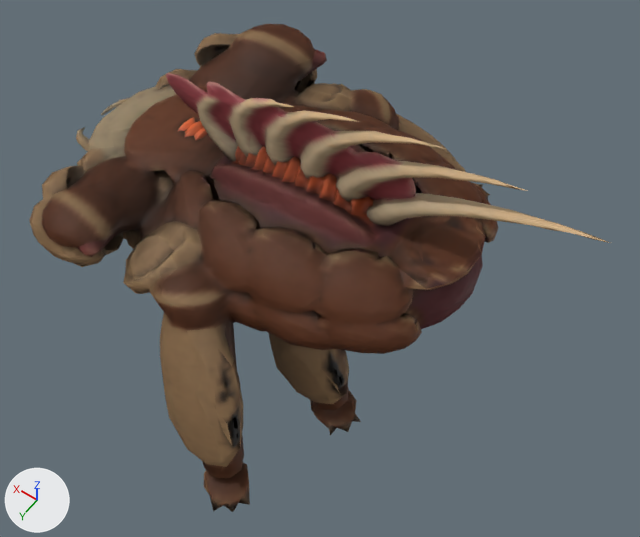
A saved change to the glTF model public/assets/models/plain/dretch.glb.
Before and after are seen from a camera (50 mm lens) standing at (-1.66, 1.76, 2.99) and looking at (-0.49, 0.12, 0.41). The axes (+X, +Y, +Z) are drawn at lower left. The lights are the same throughout. The older version comes first. Mesh edges are drawn as thin lines on the coarser meshes. Where no turn or scale is listed for an object, it has been applied to the vertices.

The older version as bpy lines, for what is in view:
```python
me_k11_crawler_elite = bpy.data.meshes.new('k11-crawler-elite')
me_k11_crawler_elite.from_pydata(...)  # 4382 vertices, 9000 faces; spans x -1.41..0.82, y -0.97..0.96, z 0.0..1.14
me_k11_crawler_elite.materials.append(mat_k11_crawler)  # its picture is missing
ob_k11_crawler_elite = bpy.data.objects.new('k11-crawler-elite', me_k11_crawler_elite)
ob_k11_crawler_elite.location = (0.0, 0.0, 0.0)
```
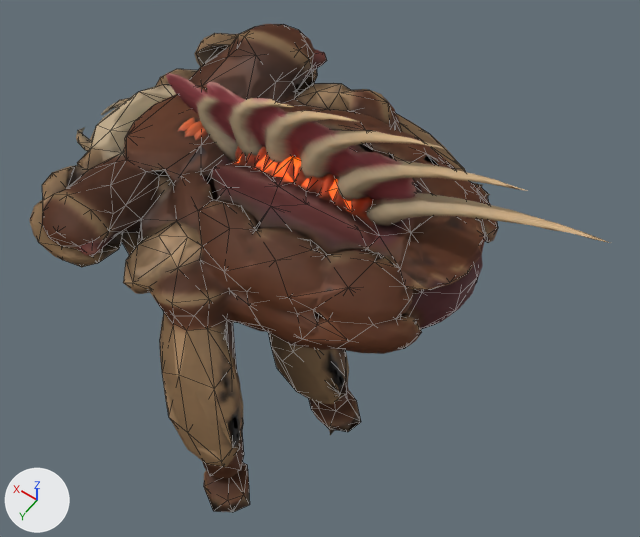
The change, as a diff of the scene's bpy script:
```diff
--- a/public/assets/models/plain/dretch.glb.py
+++ b/public/assets/models/plain/dretch.glb.py
@@ img_k11_crawler__lod_low_glow @@
+img_k11_crawler__lod_low_glow = load_image('k11-crawler__lod_low_glow', '_unpacked/k11-crawler__lod_low_glow', 512, 512, 'sRGB')
@@ img_k11_crawler__lod_low_normal @@
+img_k11_crawler__lod_low_normal = load_image('k11-crawler__lod_low_normal', '_unpacked/k11-crawler__lod_low_normal', 512, 512, 'Non-Color')
@@ img_k11_crawler__lod_low_base @@
+img_k11_crawler__lod_low_base = load_image('k11-crawler__lod_low_base', '_unpacked/k11-crawler__lod_low_base', 512, 512, 'sRGB')
@@ mat_k11_crawler__lod_low @@
+mat_k11_crawler__lod_low = bpy.data.materials.new('k11-crawler__lod_low')
+# uses the picture img_k11_crawler__lod_low_base
+# uses the picture img_k11_crawler__lod_low_glow
+# uses the picture img_k11_crawler__lod_low_normal
@@ me_k11_crawler_base__lod_low @@
+me_k11_crawler_base__lod_low.from_pydata(...)  # 1077 vertices, 2239 faces; spans x -1.03..0.82, y -0.93..0.96, z 0.01..0.8
+me_k11_crawler_base__lod_low.materials.append(mat_k11_crawler__lod_low)
@@ ob_k11_crawler_base__lod_low @@
+ob_k11_crawler_base__lod_low = bpy.data.objects.new('k11-crawler-base__lod_low', me_k11_crawler_base__lod_low)
+ob_k11_crawler_base__lod_low.location = (0.0, 0.0, 0.0)
```

Where the change shows, as pixel boxes (x1, y1, x2, y2) in the pictures (640 x 537 px):
'k11-crawler-base__lod_low', added
    after: (43, 44, 488, 512)
